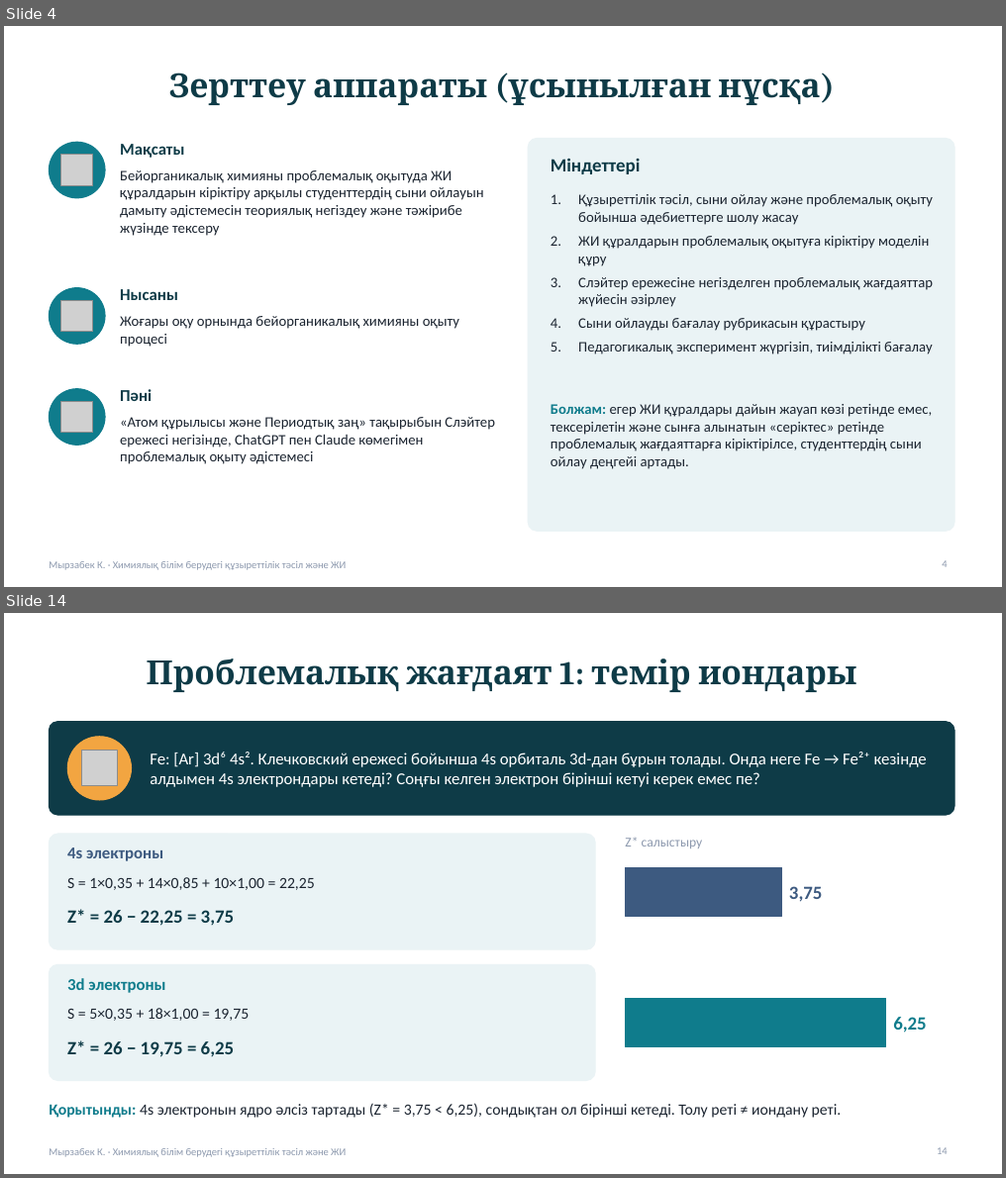
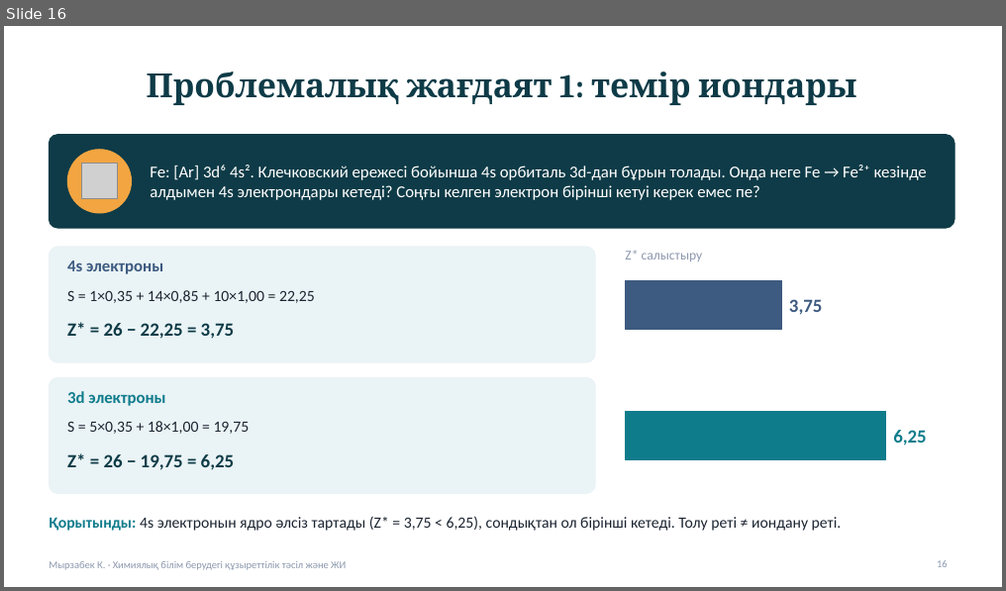
Before and after one commit to kamilamyrzabek6-hash/-, a slide deck: presentation/Slater_Kuzyrettilik_ZhI_Myrzabek.pptx. Shown one above the other, each under a label of ours: slides 4 and 14 before the commit, slide 16 after it; the slides between them are not shown. The pictures are 1006x1178 and 1006x591 pixels, drawn with LibreOffice and Linux fonts; fonts in the diff are those of the drawing; grey boxes stand for pictures. Boxes give left, top, right and bottom in pixels: in the first picture for what was removed or moved away, otherwise in the second. Text is boxed around its words. In the diff, an @@ line names an element or a change of style, - is before the commit and + after.

```diff
--- a/presentation/Slater_Kuzyrettilik_ZhI_Myrzabek.pptx
+++ b/presentation/Slater_Kuzyrettilik_ZhI_Myrzabek.pptx
@@ slide 4 removed at (4, 26, 1002, 587), background #FFFFFF; not listed: 1 template element that a slide beside it also shows @@
@@ title removed at (169, 73, 821, 105) @@
-Зерттеу аппараты (ұсынылған нұсқа)
@@ ellipse removed at (49, 142, 105, 198) @@
@@ text removed at (120, 144, 184, 158) @@
-Мақсаты
@@ rounded rectangle removed at (528, 138, 954, 531) @@
@@ picture removed at (61, 155, 93, 186) @@
@@ text removed at (120, 171, 484, 236) @@
-Бейорганикалық химияны проблемалық оқытуда ЖИ құралдарын кіріктіру арқылы студенттердің сыни ойлауын дамыту әдістемесін теориялық негіздеу және тәжірибе жүзінде тексеру
@@ text removed at (550, 158, 641, 174) @@
-Міндеттері
@@ text removed at (578, 194, 933, 355) @@
-1. Құзыреттілік тәсіл, сыни ойлау және проблемалық оқыту бойынша әдебиеттерге шолу жасау
-2. ЖИ құралдарын проблемалық оқытуға кіріктіру моделін құру
-3. Слэйтер ережесіне негізделген проблемалық жағдаяттар жүйесін әзірлеу
-4. Сыни ойлауды бағалау рубрикасын құрастыру
-5. Педагогикалық эксперимент жүргізіп, тиімділікті бағалау
@@ ellipse removed at (49, 288, 105, 344) @@
@@ text removed at (120, 289, 178, 300) @@
-Нысаны
@@ picture removed at (61, 301, 93, 332) @@
@@ text removed at (120, 316, 459, 347) @@
-Жоғары оқу орнында бейорганикалық химияны оқыту процесі
@@ ellipse removed at (49, 389, 105, 445) @@
@@ picture removed at (61, 401, 93, 433) @@
@@ text removed at (120, 389, 152, 401) @@
-Пәні
@@ text removed at (550, 404, 932, 470) @@
-Болжам: егер ЖИ құралдары дайын жауап көзі ретінде емес, тексерілетін және сынға алынатын «серіктес» ретінде проблемалық жағдаяттарға кіріктірілсе, студенттердің сыни ойлау деңгейі артады.
@@ text removed at (120, 417, 494, 465) @@
-«Атом құрылысы және Периодтық заң» тақырыбын Слэйтер ережесі негізінде, ChatGPT пен Claude көмегімен проблемалық оқыту әдістемесі
@@ page number removed at (942, 561, 946, 568) @@
-4
@@ what was slide 14 is now slide 16 @@
@@ page number at (937, 561, 947, 568): text changed @@
-14
+16
```
Also in this commit, not shown: 8 slides changed, 10 slides added, 9 other slides removed, 1 other file.
